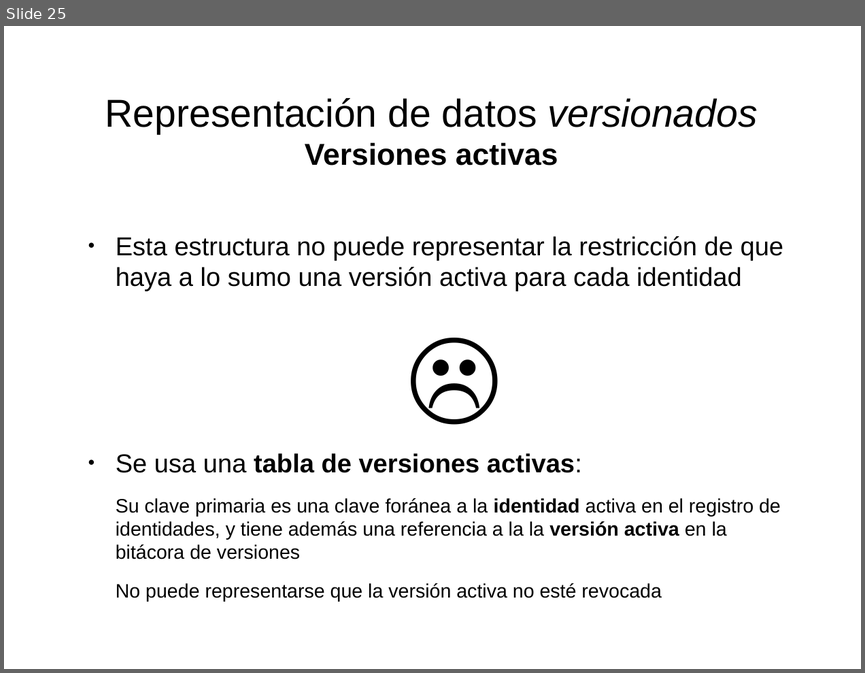
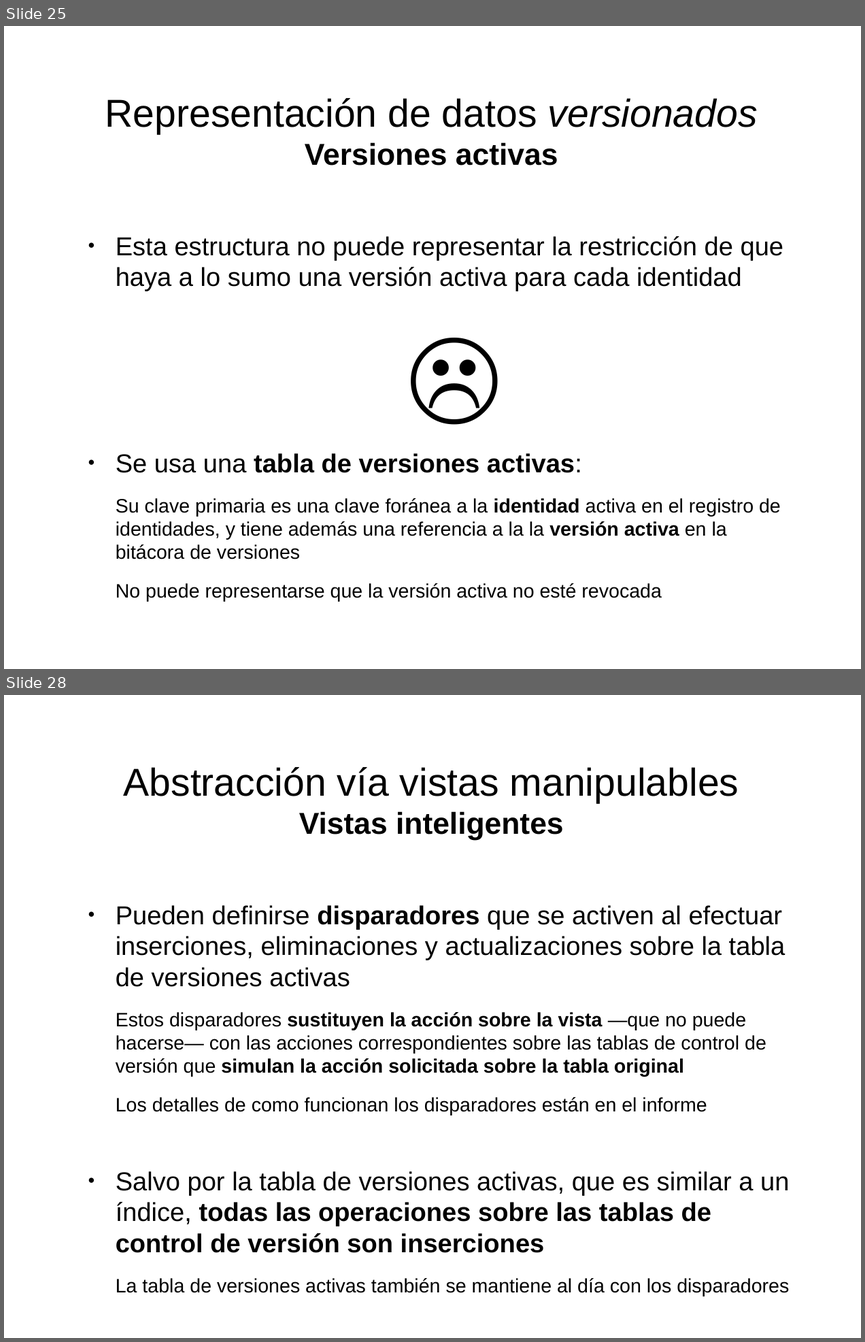
Before and after one commit to mgomezch/libro, a slide deck: láminas/láminas.odp. Shown one above the other, each under a label of ours: slide 25 before the commit, slides 25 and 28 after it; the slides between them are not shown. The pictures are 865x673 and 865x1342 pixels, drawn with LibreOffice and Linux fonts; fonts in the diff are those of the drawing. Boxes give left, top, right and bottom in pixels: in the first picture for what was removed or moved away, otherwise in the second. Text is boxed around its words. In the diff, an @@ line names an element or a change of style, - is before the commit and + after.

```diff
--- a/láminas/láminas.odp
+++ b/láminas/láminas.odp
@@ slide 28 added at [4, 695, 861, 1338], background #FFFFFF @@
@@ title added at [124, 767, 739, 840], 36 pt, text #000000 @@
+Abstracción vía vistas manipulables
+Vistas inteligentes
@@ text added at [116, 905, 789, 1295], 18 pt, text #000000 @@
+● Pueden definirse disparadores que se activen al efectuar inserciones, eliminaciones y actualizaciones sobre la tabla de versiones activas
+Estos disparadores sustituyen la acción sobre la vista —que no puede hacerse— con las acciones correspondientes sobre las tablas de control de versión que simulan la acción solicitada sobre la tabla original
+Los detalles de como funcionan los disparadores están en el informe
+● Salvo por la tabla de versiones activas, que es similar a un índice, todas las operaciones sobre las tablas de control de versión son inserciones
+La tabla de versiones activas también se mantiene al día con los disparadores
```
Also in this commit, not shown: 1 slide changed, 5 other slides added.
